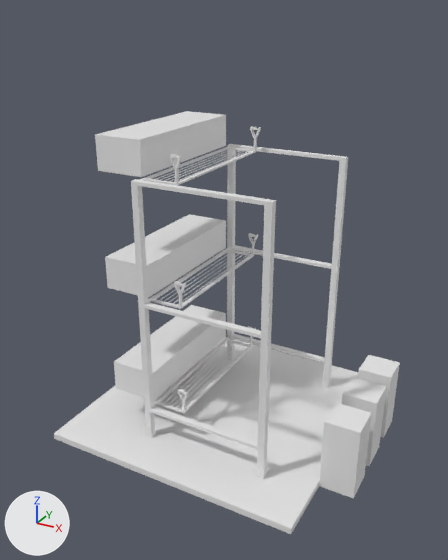
Before and after pictures for a commit that changed the Blender file sourceModels/RopaStorageBase.blend.
The view is the same before and after, from a camera (50 mm lens) standing at (8.26, -15.3, 12.14) and looking at (0.19, -0.62, 4.8). The axes (+X, +Y, +Z) are drawn at lower left. The lights are the same throughout.

Objects in the first picture: 'Cube', 'Cube.001', 'Cube.002', 'Cube.003', 'Cube.004', 'dynamicMountAttacher', 'dynamicMountAttacher.001', 'dynamicMountAttacher.002', 'moveTrigger1', 'moveTrigger2', 'moveTrigger3', 'storage'.
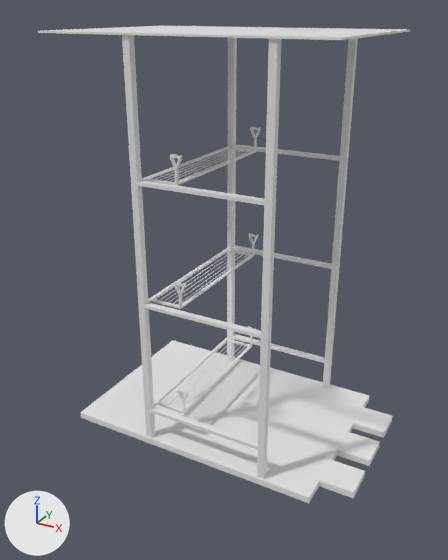
The change, as a list of edits to the scene's bpy script:
```text
Change me_cube_005:
    where me_cube_005.from_pydata(...)  # 8 vertices, 6 faces; spans x -4.0..4.0, y -4.0..4.0, z -0.1..0.1
    used by ob_storage; location = (0.0, 0.0, -0.1)
    me_cube_005 part 1: the whole mesh is scaled about its middle by (1, 0.69, 1)
Change me_cube_040:
    where me_cube_040.from_pydata(...)  # 8 vertices, 6 faces; spans x -0.1..0.1, y -0.1..0.1, z -4.09..4.06
    used by ob_cube; parent = ob_leftlane; location = (-1.3, -2.609, 3.987)
    me_cube_040 part 2: the whole mesh is scaled about its middle by (1, 1, 1.43), then moved by (0.0, 0.0, 1.75)
Change me_cube_041:
    where me_cube_041.from_pydata(...)  # 8 vertices, 6 faces; spans x -0.1..0.1, y -0.1..0.1, z -4.09..4.06
    used by ob_cube_001; parent = ob_leftlane; location = (2.5, -2.609, 3.987)
    me_cube_041 part 3: the whole mesh is scaled about its middle by (1, 1, 1.43), then moved by (0.0, 0.0, 1.75)
Change me_cube_043:
    where me_cube_043.from_pydata(...)  # 8 vertices, 6 faces; spans x -0.1..0.1, y -0.1..0.1, z -4.09..4.06
    used by ob_cube_003; parent = ob_rightlane; location = (-1.3, 2.609, 3.987)
    me_cube_043 part 4: the whole mesh is scaled about its middle by (1, 1, 1.43), then moved by (0.0, 0.0, 1.75)
Change me_cube_044:
    where me_cube_044.from_pydata(...)  # 8 vertices, 6 faces; spans x -0.1..0.1, y -0.1..0.1, z -4.09..4.06
    used by ob_cube_004; parent = ob_rightlane; location = (2.5, 2.609, 3.987)
    me_cube_044 part 5: the whole mesh is scaled about its middle by (1, 1, 1.43), then moved by (0.0, 0.0, 1.75)
Add me_cube_056:
    me_cube_056.from_pydata(...)  # a box spanning x -4.0..4.0, y -2.76..2.76, z -0.1..-0.05
Change ob_dynamicmountattacher:
    add ob_dynamicmountattacher.hide_set(True)
Change ob_dynamicmountattacher_001:
    add ob_dynamicmountattacher_001.hide_set(True)
Change ob_dynamicmountattacher_002:
    add ob_dynamicmountattacher_002.hide_set(True)
Change ob_movetrigger1:
    add ob_movetrigger1.hide_set(True)
Change ob_movetrigger2:
    add ob_movetrigger2.hide_set(True)
Change ob_movetrigger3:
    add ob_movetrigger3.hide_set(True)
Add ob_storage_001:
    ob_storage_001 = bpy.data.objects.new('storage.001', me_cube_056)
    ob_storage_001.location = (0.0, 0.0, 11.65)
```

Where the change shows, as pixel boxes [x1, y1, x2, y2] in the pictures (448 x 560 px):
'storage', mesh rescaled (17% shorter)
    before: [54, 337, 358, 534]
    after: [80, 340, 369, 503]
'dynamicMountAttacher.002', hidden
    before: [95, 111, 226, 177]
'dynamicMountAttacher.001', hidden
    before: [105, 214, 226, 298]
'dynamicMountAttacher', hidden
    before: [114, 305, 226, 400]
'Cube.001', mesh rescaled (30% wider, 57% taller)
    before: [257, 199, 276, 479]
    after: [257, 39, 282, 479]
'Cube', mesh rescaled (36% wider, 55% taller)
    before: [131, 179, 155, 438]
    after: [122, 35, 155, 438]
'moveTrigger1', hidden
    before: [320, 403, 372, 493]
'storage.001', added
    after: [38, 26, 410, 40]
'Cube.004', mesh rescaled (38% wider, 51% taller)
    before: [323, 156, 348, 388]
    after: [323, 38, 358, 388]
'Cube.003', mesh rescaled (10% wider, 49% taller)
    before: [227, 144, 236, 361]
    after: [227, 38, 237, 361]
'moveTrigger2', hidden
    before: [342, 377, 387, 461]
'moveTrigger3', hidden
    before: [358, 355, 400, 432]
'TriggerPlate1', unchanged, uncovered by the edit
    before: [319, 472, 365, 498]
    after: [319, 460, 365, 498]
